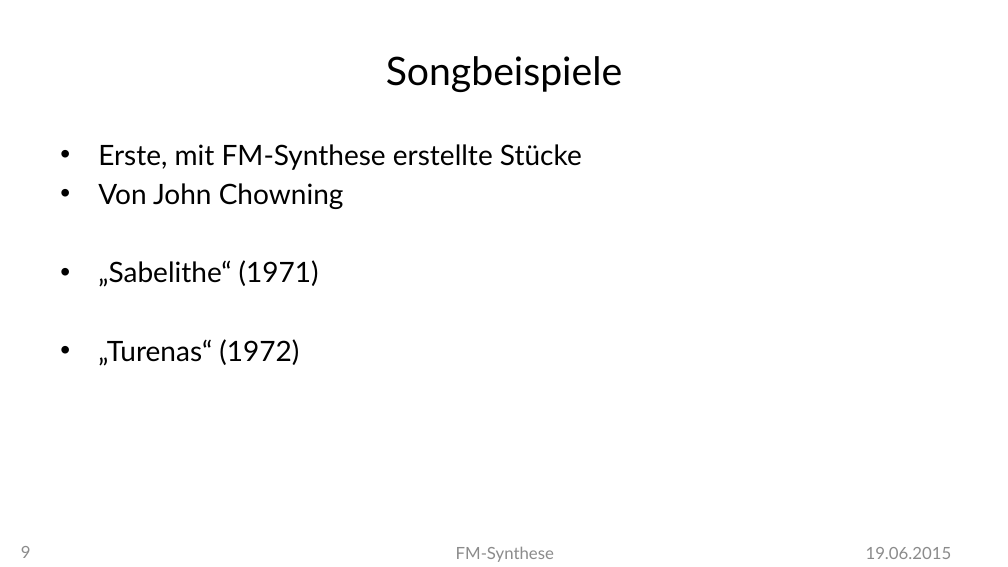
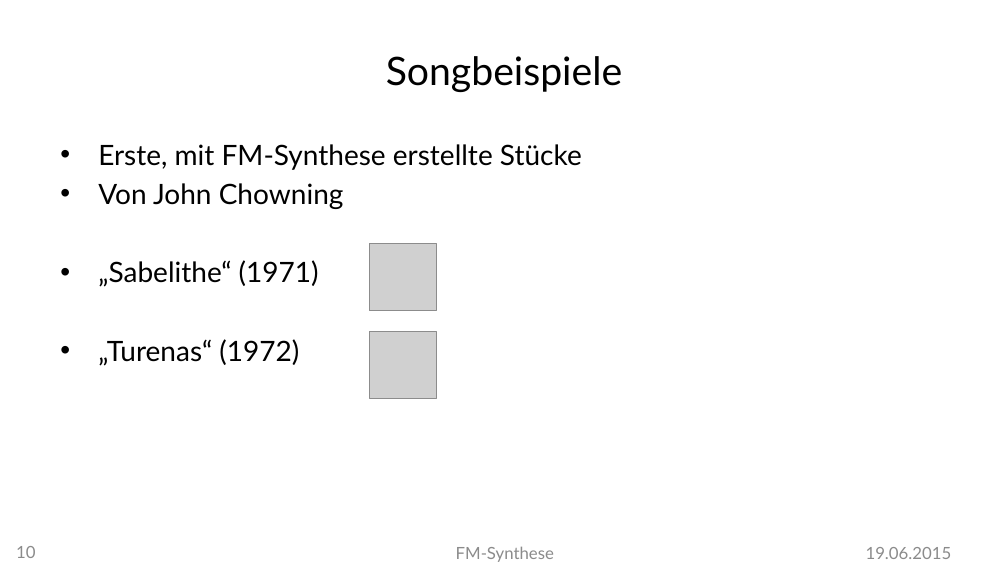
Before and after one commit to MBulli/VSeminar, a slide deck: slide 10 of Praesentation/FMSynthese-Julius.pptx (slide 9 before the commit). Drawn at 1008x567 pixels with LibreOffice and Linux fonts; fonts in the diff are those of the drawing; grey boxes stand for pictures; background and template pictures are left out. Boxes give left, top, right and bottom in pixels: in the first picture for what was removed or moved away, otherwise in the second. Text is boxed around its words. In the diff, an @@ line names an element or a change of style, - is before the commit and + after.

```diff
--- a/Praesentation/FMSynthese-Julius.pptx
+++ b/Praesentation/FMSynthese-Julius.pptx
@@ picture added at box(369, 244, 436, 311) @@
@@ picture added at box(369, 331, 436, 398) @@
@@ page number at box(16, 546, 35, 558): text changed @@
-9
+10
```
Also in this commit, not shown: 6 other slides changed, 1 slide added.
